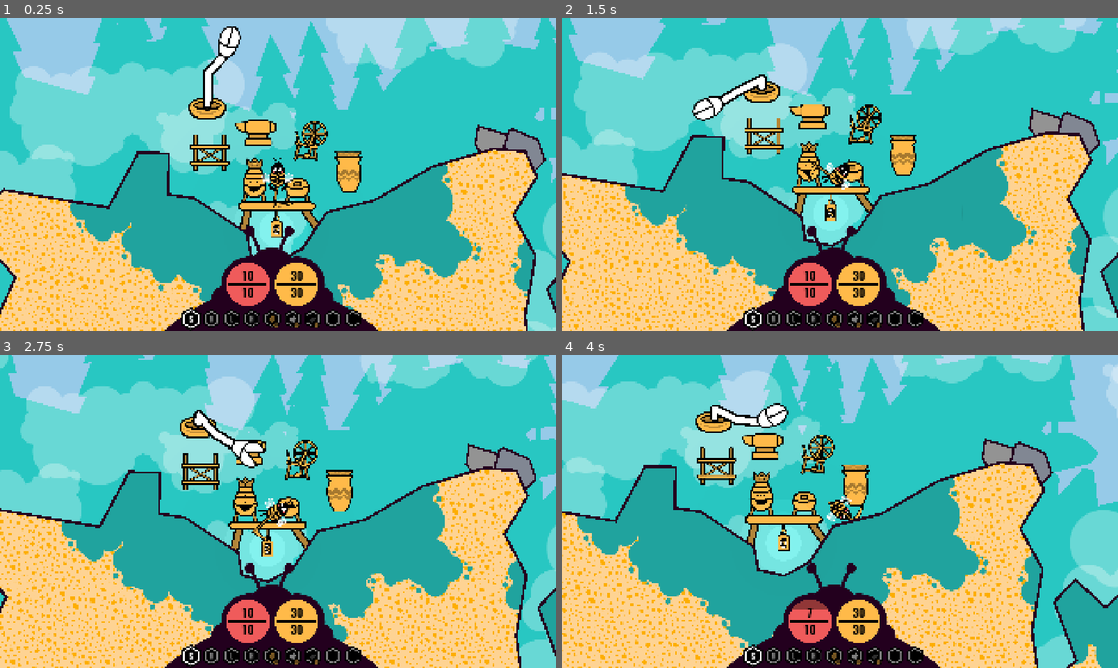
Above: before the commit, frames 1-4 (two rows, left to right).
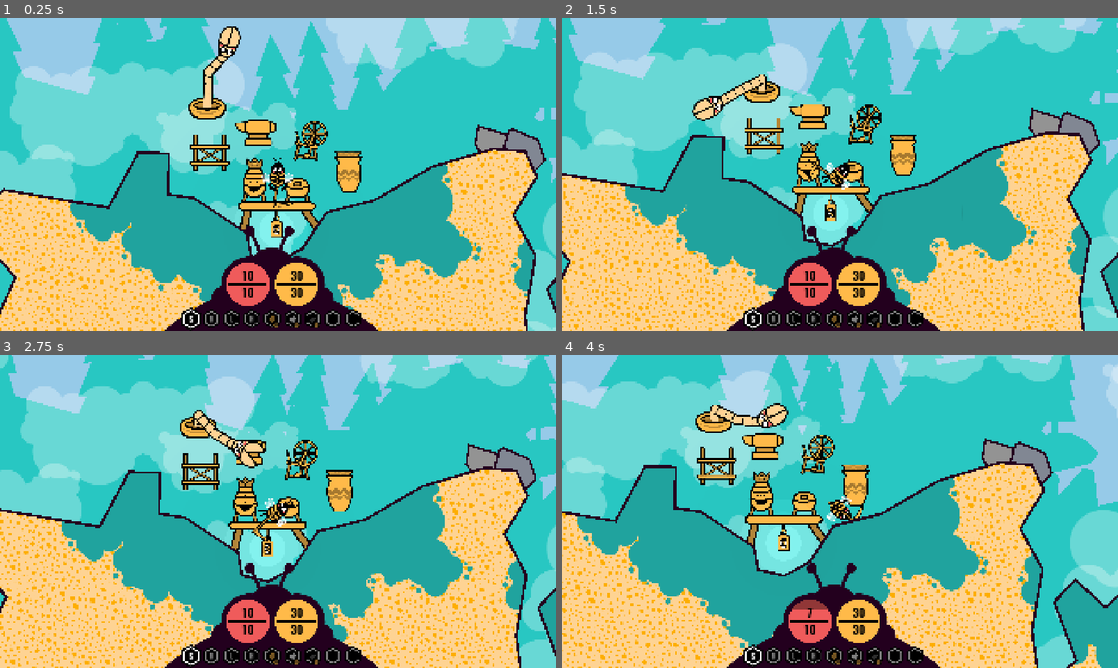
Above: after the commit, the same moments.

Repository: anttihaavikko/slumgum-waggle-dance
Game: Godot game, scene res://Scenes/main.tscn
Same seed, same stepped clock (60 frames per second), same inputs: the game is played once before the commit and once after it.
Inputs (mouse positions are in pixels of both pictures, inside the frame that each line leads up to):
- Up to frame 1 (0.25 s): no input
- Up to frame 2 (1.5 s): tap Enter at 0.5 s; move the mouse to (962, 158) at 0.52 s; hold D (right) 0.53-1.28 s; right-click (962, 158) at 0.6 s; click (962, 158) at 0.8 s; move the mouse to (728, 190) at 1.27 s; hold S (brake) from 1.28 s (still down); click (728, 190) at 1.35 s
- Up to frame 3 (2.75 s): right-click (166, 527) at 1.55 s; move the mouse to (333, 442) at 2.02 s; release S (brake) at 2.03 s; hold D (right) from 2.03 s (still down); right-click (333, 442) at 2.1 s; click (333, 442) at 2.3 s
- Up to frame 4 (4 s): move the mouse to (812, 574) at 2.77 s; release D (right) at 2.78 s; hold W (accelerate) 2.78-3.53 s; click (812, 574) at 2.85 s; right-click (812, 574) at 3.05 s; move the mouse to (1006, 558) at 3.52 s; hold A (left) from 3.53 s (still down); hold Shift (shift) from 3.53 s (still down); click (1006, 558) at 3.8 s

The runs differ from the first frame. In frame 1, 0.4% of the frame differs, in the area x 36-44%, y 3-29%; in frame 2, 0.4%; in frame 3, 0.4%; in frame 4, 0.4%, in the area x 26-41%, y 16-23%.

Commit message:
Add more worm visuals and killing em

Diff:
--- a/Scenes/main.tscn
+++ b/Scenes/main.tscn
@@ -31,6 +31,7 @@
 [ext_resource type="Texture2D" uid="uid://oy1jivx3hba6" path="res://Sprites/cloud2.png" id="11_bv80c"]
 [ext_resource type="Script" uid="uid://c1y4mjr0cxq7s" path="res://Scripts/island.gd" id="11_d1ilt"]
 [ext_resource type="Script" uid="uid://uxu8p38o38ip" path="res://_Starter/Scripts/mover.gd" id="11_h1bgf"]
+[ext_resource type="Texture2D" uid="uid://qru54kljjkju" path="res://Sprites/acid.png" id="11_phube"]
 [ext_resource type="PackedScene" uid="uid://dfsx4ecwoq8gc" path="res://Scenes/Pieces/core.tscn" id="12_aa8k8"]
 [ext_resource type="Texture2D" uid="uid://dg0h4qyt6tjay" path="res://Sprites/item.png" id="12_gt3je"]
 [ext_resource type="Texture2D" uid="uid://bbjxqfep8bdgj" path="res://Sprites/cloud3.png" id="12_ptfg5"]
@@ -50,6 +51,8 @@
 [ext_resource type="PackedScene" uid="uid://cw3vxcvugab7d" path="res://Scenes/Effects/plant_parts.tscn" id="19_e6rcu"]
 [ext_resource type="Script" uid="uid://u88bgweyhdp6" path="res://Scripts/inventory.gd" id="19_hibaj"]
 [ext_resource type="PackedScene" uid="uid://cyin4lknfiopg" path="res://Scenes/slot.tscn" id="20_hibaj"]
+[ext_resource type="PackedScene" uid="uid://b717m4xp3kdqg" path="res://_Starter/Scenes/Effects/blood.tscn" id="20_jrou0"]
+[ext_resource type="PackedScene" uid="uid://cibdhow8nd8p5" path="res://_Starter/Scenes/Effects/blood_bits.tscn" id="21_j2g22"]
 [ext_resource type="PackedScene" uid="uid://b4af11tt4lq03" path="res://Scenes/Pieces/sign.tscn" id="22_qax2n"]
 [ext_resource type="PackedScene" uid="uid://mibamh2d04it" path="res://Scenes/Pieces/banner.tscn" id="23_owhal"]
 [ext_resource type="PackedScene" uid="uid://m1ssfs6ku3hn" path="res://Scenes/Pieces/jar.tscn" id="23_uv6w5"]
@@ -128,8 +131,8 @@
 script = ExtResource("3_cbgmd")
 item_id = 3
 title = "Honey"
-color = Color(0.9372549, 0.35686275, 0.35686275, 1)
-sprite = ExtResource("12_gt3je")
+color = Color(1, 0.8168652, 0.5516181, 1)
+sprite = ExtResource("11_phube")
 metadata/_custom_type_script = "uid://0x44vjlq1u52"
 
 [sub_resource type="Resource" id="Resource_s8vy0"]
@@ -243,6 +246,14 @@
 title = "String"
 color = Color(1, 0.7294118, 0.28627452, 1)
 sprite = ExtResource("12_gt3je")
+metadata/_custom_type_script = "uid://0x44vjlq1u52"
+
+[sub_resource type="Resource" id="Resource_metco"]
+script = ExtResource("3_cbgmd")
+item_id = 20
+title = "Acid"
+color = Color(0.22457582, 0.8975025, 0.8707956, 1)
+sprite = ExtResource("11_phube")
 metadata/_custom_type_script = "uid://0x44vjlq1u52"
 
 [sub_resource type="ShaderMaterial" id="ShaderMaterial_gsvbx"]
@@ -416,13 +427,13 @@
 
 [node name="ItemManager" type="Node" parent="." unique_id=1772976029]
 script = ExtResource("2_3pmx8")
-items = Array[ExtResource("3_cbgmd")]([SubResource("Resource …(557 unchanged characters)… e_uqfw5"), SubResource("Resource_cf2bd")])
+items = Array[ExtResource("3_cbgmd")]([SubResource("Resource …(557 unchanged characters)… e_uqfw5"), SubResource("Resource_cf2bd"), SubResource("Resource_metco")])
 pickup_prefab = ExtResource("6_536cc")
 metadata/_custom_type_script = "uid://cbkdo86lifxj7"
 
 [node name="Effects" type="Node" parent="." unique_id=1890521244]
 script = ExtResource("5_ueoa1")
-effects = Array[PackedScene]([ExtResource("6_6vcvc"), ExtResource("14_ihvwq"), ExtResource("87_k8rh3"), ExtResource("16_55idt"), ExtResource("17_87bhu"), ExtResource("18_33qc4"), ExtResource("19_e6rcu")])
+effects = Array[PackedScene]([ExtResource("6_6vcvc"), ExtResource("14_ihvwq"), ExtResource("87_k8rh3"), ExtResource("16_55idt"), ExtResource("17_87bhu"), ExtResource("18_33qc4"), ExtResource("19_e6rcu"), ExtResource("20_jrou0"), ExtResource("21_j2g22")])
 metadata/_custom_type_script = "uid://calgx5smnk57"
 
 [node name="Sky" type="ColorRect" parent="." unique_id=971220568]
@@ -749,7 +760,7 @@
 position = Vector2(-247.27628, 103.423645)
 shape = SubResource("CircleShape2D_55idt")
 target_position = Vector2(0, 0)
-collision_mask = 566
+collision_mask = 2614
 
 [node name="Brush" type="Sprite2D" parent="Bee/Body/Hands/Aligner/Swinger" unique_id=1224503187 node_paths=PackedStringArray("aligner")]
 visible = false
@@ -1774,7 +1785,7 @@
 position = Vector2(-1599, -17)
 shape = SubResource("CircleShape2D_cpkcx")
 target_position = Vector2(0, 0)
-collision_mask = 566
+collision_mask = 2614
 
 [node name="Ground Check" type="ShapeCast2D" parent="." unique_id=1065088208]
 position = Vector2(-3256, 753)
--- a/Scenes/spit.tscn
+++ b/Scenes/spit.tscn
@@ -2,9 +2,20 @@
 
 [ext_resource type="Script" uid="uid://cq8b7m0uhwwur" path="res://Scripts/spit.gd" id="1_2ccia"]
 [ext_resource type="Texture2D" uid="uid://dg0h4qyt6tjay" path="res://Sprites/item.png" id="1_2s373"]
+[ext_resource type="Texture2D" uid="uid://lcm44ywflo53" path="res://Sprites/spit.png" id="3_jjkfn"]
+[ext_resource type="Shader" uid="uid://dw5u0j1r1we5x" path="res://_Starter/Shaders/blob.gdshader" id="3_metco"]
 
 [sub_resource type="CircleShape2D" id="CircleShape2D_lpdpw"]
 radius = 41.04875
+
+[sub_resource type="ShaderMaterial" id="ShaderMaterial_jjkfn"]
+shader = ExtResource("3_metco")
+shader_parameter/amount = 30.0
+shader_parameter/rotation_speed = 3.0
+shader_parameter/offset = 0.0
+shader_parameter/speed = 0.1
+shader_parameter/peaks = 7.0
+shader_parameter/time_mod = 1.0
 
 [node name="Spit" type="RigidBody2D" unique_id=326569678]
 collision_layer = 4096
@@ -19,10 +30,11 @@
 [node name="CPUParticles2D" type="CPUParticles2D" parent="." unique_id=1231431094]
 texture = ExtResource("1_2s373")
 scale_amount_min = 0.2
-scale_amount_max = 0.3
+scale_amount_max = 0.5
 color = Color(0.1254902, 0.6392157, 0.61960787, 1)
 
 [node name="Sprite2D" type="Sprite2D" parent="." unique_id=1989486341]
 self_modulate = Color(0.1254902, 0.6392157, 0.61960787, 1)
-scale = Vector2(0.6152529, 0.6152529)
-texture = ExtResource("1_2s373")
+material = SubResource("ShaderMaterial_jjkfn")
+scale = Vector2(0.46526265, 0.46526265)
+texture = ExtResource("3_jjkfn")
--- a/Scenes/worm.tscn
+++ b/Scenes/worm.tscn
@@ -3,9 +3,13 @@
 [ext_resource type="PackedScene" uid="uid://b84bj7kepbbnq" path="res://Scenes/spit.tscn" id="2_jsk0y"]
 [ext_resource type="Script" uid="uid://duub2dlh0lq3i" path="res://Scripts/worm.gd" id="2_l5dqu"]
 [ext_resource type="Texture2D" uid="uid://drxpq1n288pf5" path="res://Sprites/worm-jaw.png" id="3_b7lw1"]
+[ext_resource type="Texture2D" uid="uid://wftiunh4ju4q" path="res://Sprites/worm-body.png" id="3_cgdv7"]
 [ext_resource type="Script" uid="uid://bwknch2pvkg4u" path="res://_Starter/Scripts/line.gd" id="3_n80vc"]
+[ext_resource type="Script" uid="uid://bi6dt48qm3k7k" path="res://_Starter/Scripts/root_pointer.gd" id="3_wo384"]
 [ext_resource type="Texture2D" uid="uid://d0w6my0geamot" path="res://Sprites/worm-head.png" id="4_jsk0y"]
 [ext_resource type="Script" uid="uid://cav6gx1wclcxg" path="res://_Starter/Scripts/line_mimic.gd" id="4_x1856"]
+[ext_resource type="PackedScene" uid="uid://dxxgw2udie8rg" path="res://_Starter/Scenes/face.tscn" id="8_211br"]
+[ext_resource type="Texture2D" uid="uid://bjdngqg5tunpo" path="res://Sprites/spit-lines.png" id="10_20thy"]
 
 [sub_resource type="CapsuleShape2D" id="CapsuleShape2D_cpkcx"]
 radius = 51.0
@@ -17,7 +21,7 @@
 [sub_resource type="CircleShape2D" id="CircleShape2D_ed4kf"]
 radius = 1996.1826
 
-[node name="Worm" type="Sprite2D" unique_id=1279136689 node_paths=PackedStringArray("head", "area", "jaw_left", "jaw_right", "spit_spot")]
+[node name="Worm" type="Sprite2D" unique_id=1279136689 node_paths=PackedStringArray("head", "area", "jaw_left", "jaw_right", "spit_spot", "spit_effect")]
 self_modulate = Color(0.9372549, 0.35686275, 0.35686275, 1)
 z_index = 5
 z_as_relative = false
@@ -28,12 +32,15 @@
 jaw_right = NodePath("Head/Jaw Right")
 spit_spot = NodePath("Head/Spit Spot")
 spit_prefab = ExtResource("2_jsk0y")
+spit_effect = NodePath("Head/CPUParticles2D")
 
-[node name="Link1" type="RigidBody2D" parent="." unique_id=1422456249]
+[node name="Link1" type="RigidBody2D" parent="." unique_id=1422456249 node_paths=PackedStringArray("root")]
 position = Vector2(0, -264)
 collision_layer = 2048
 collision_mask = 2206
 mass = 0.2
+script = ExtResource("3_wo384")
+root = NodePath("..")
 
 [node name="CollisionShape2D" type="CollisionShape2D" parent="Link1" unique_id=349068815]
 position = Vector2(0, 30)
@@ -44,11 +51,13 @@
 node_a = NodePath("..")
 node_b = NodePath("../../Root")
 
-[node name="Link2" type="RigidBody2D" parent="." unique_id=355666920]
+[node name="Link2" type="RigidBody2D" parent="." unique_id=355666920 node_paths=PackedStringArray("root")]
 position = Vector2(0, -532)
 collision_layer = 2048
 collision_mask = 2206
 mass = 0.2
+script = ExtResource("3_wo384")
+root = NodePath("..")
 
 [node name="CollisionShape2D" type="CollisionShape2D" parent="Link2" unique_id=1244402069]
 position = Vector2(0, 30)
@@ -67,7 +76,9 @@
 
 [node name="Outline" type="Line2D" parent="." unique_id=1615118387 node_paths=PackedStringArray("targets")]
 width = 120.0
-default_color = Color(0, 0, 0, 1)
+default_color = Color(1, 0.827451, 0.5803922, 1)
+texture = ExtResource("3_cgdv7")
+texture_mode = 2
 joint_mode = 2
 begin_cap_mode = 2
 end_cap_mode = 2
@@ -75,7 +86,9 @@
 targets = [NodePath("../Root"), NodePath("../Link1/Joint"), NodePath("../Link2/Joint"), NodePath("../Head/Joint")]
 
 [node name="LineMimic" type="Line2D" parent="." unique_id=381623552 node_paths=PackedStringArray("target")]
+visible = false
 width = 70.0
+default_color = Color(1, 0.7294118, 0.28627452, 1)
 joint_mode = 2
 begin_cap_mode = 2
 end_cap_mode = 2
@@ -83,9 +96,28 @@
 target = NodePath("../Outline")
 metadata/_custom_type_script = "uid://cav6gx1wclcxg"
 
-[node name="Head" type="RigidBody2D" parent="." unique_id=2122500986]
+[node name="Head" type="RigidBody2D" parent="." unique_id=2122500986 node_paths=PackedStringArray("root")]
 position = Vector2(0, -757)
 collision_mask = 2206
+script = ExtResource("3_wo384")
+root = NodePath("..")
+
+[node name="CPUParticles2D" type="CPUParticles2D" parent="Head" unique_id=1139740045]
+position = Vector2(-13, -204)
+emitting = false
+texture = ExtResource("10_20thy")
+lifetime = 0.7
+one_shot = true
+speed_scale = 2.0
+explosiveness = 0.74
+particle_flag_align_y = true
+direction = Vector2(0, -1)
+spread = 20.0
+gravity = Vector2(0, 0)
+initial_velocity_min = 393.33
+initial_velocity_max = 753.34
+scale_amount_min = 0.2
+color = Color(1, 1, 1, 0.5647059)
 
 [node name="CollisionShape2D" type="CollisionShape2D" parent="Head" unique_id=1727459750]
 shape = SubResource("CircleShape2D_cpkcx")
@@ -107,12 +139,14 @@
 shape = SubResource("CircleShape2D_ed4kf")
 
 [node name="Jaw Left" type="Sprite2D" parent="Head" unique_id=1836196689]
+self_modulate = Color(1, 0.827451, 0.5803922, 1)
 position = Vector2(-50.999996, -11.0000305)
 scale = Vector2(1.2471948, 1.2471948)
 texture = ExtResource("3_b7lw1")
 offset = Vector2(-4.8107986, -43.29712)
 
 [node name="Jaw Right" type="Sprite2D" parent="Head" unique_id=699097711]
+self_modulate = Color(1, 0.827451, 0.5803922, 1)
 position = Vector2(35, -9.999977)
 scale = Vector2(1.2471948, 1.2471948)
 texture = ExtResource("3_b7lw1")
@@ -120,9 +154,20 @@
 flip_h = true
 
 [node name="Head" type="Sprite2D" parent="Head" unique_id=2112720951]
+self_modulate = Color(1, 0.827451, 0.5803922, 1)
 position = Vector2(-7.117218, 70.84668)
 scale = Vector2(1.2471948, 1.2471948)
 texture = ExtResource("4_jsk0y")
 
 [node name="Spit Spot" type="Node2D" parent="Head" unique_id=1423367997]
 position = Vector2(-4, -240)
+
+[node name="Face" parent="Head" unique_id=1240513132 instance=ExtResource("8_211br")]
+position = Vector2(-1, 55)
+rotation = -3.1164603
+scale = Vector2(3.4840617, 3.4840617)
+
+[node name="Mouth" parent="Head/Face/Wrapper" parent_id_path=PackedInt32Array(1240513132, 149350154) index="4" unique_id=1401642646]
+visible = false
+
+[editable path="Head/Face"]
--- a/Scripts/bomb.gd
+++ b/Scripts/bomb.gd
@@ -11,16 +11,20 @@
 			var o = shape.get_collider(i)
 			if o not in done:
 				done.append(o)
+				var dir = o.global_position - global_position
+				var magniude = clampf(1500.0 - dir.length(), 0, 1500.0)
+				var damage = roundi(magniude / 1500.0 * 9.0)
 				if o is Breakable:
 					o.destroy()
 				if o is RigidBody2D:
-					var dir = o.global_position - global_position
-					var magniude = clampf(1500.0 - dir.length(), 0, 1500.0)
 					var mod = 1.0
+					if o is RootPointer:
+						if o.owner is Worm:
+							o.owner.hurt(10)
 					if o.get_parent() is Bee and o is not Bomb:
 						var bee = o.get_parent() as Bee
 						mod *= 2
-						if magniude > 1000: bee.damage(roundi(magniude / 1500.0 * 9.0))
+						if magniude > 1000: bee.damage(damage)
 					o.apply_impulse(dir.normalized() * magniude * mod)
 	var exploded := false
 	for island in Main.singleton.islands:
--- a/Scripts/item.gd
+++ b/Scripts/item.gd
@@ -20,7 +20,8 @@
 	Dirt,
 	Sand,
 	Fiber,
-	String
+	String,
+	Acid
 }
 
 var data: ItemData
--- a/Scripts/scythe.gd
+++ b/Scripts/scythe.gd
@@ -15,6 +15,9 @@
 					done.append(o)
 					if o is Breakable:
 						o.destroy()
+					if o is RootPointer:
+						if o.root is Worm:
+							o.root.hurt(3)
 
 func toggle(state: bool):
 	super.toggle(state)
--- a/Scripts/spit.gd
+++ b/Scripts/spit.gd
@@ -9,6 +9,7 @@
 	if target is BeeBody:
 		target.apply_impulse(dir.normalized() * 1000)
 	else:
-		Main.spawn_item(Item.Id.Nectar, global_position)
+		var p = Main.spawn_item(Item.Id.Acid, global_position)
+		p.linear_velocity = linear_velocity
 	Effects.singleton.add_many([3], global_position)
 	queue_free()
--- a/Scripts/worm.gd
+++ b/Scripts/worm.gd
@@ -6,25 +6,35 @@
 @export var jaw_right: Node2D
 @export var spit_spot: Node2D
 @export var spit_prefab: PackedScene
+@export var spit_effect: CPUParticles2D
 
 var target: Node2D
 var time := 0.0
 var open := 0.0
 var cooldown := 0.0
+var life := 7
 
 func _ready() -> void:
 	head.apply_impulse(Vector2.RIGHT * 1000)
 	area.body_entered.connect(entered)
 	area.body_exited.connect(exited)
 
+func hurt(amount: int):
+	life -= amount
+	if life <= 0:
+		Effects.singleton.add_many([7, 8], head.global_position)
+		queue_free()
+
 func spit():
 	if cooldown > 0: return
 	if target is BeeBody and not target.bee.health.is_alive(): return
+	spit_effect.emitting = true
 	cooldown = 1.0
 	var s = spit_prefab.instantiate() as Spit
 	add_child(s)
 	s.global_position = spit_spot.global_position
 	s.dir = get_dir()
+	head.apply_impulse(-s.dir * 2000)
 	s.apply_impulse(s.dir * 2500)
 
 func get_dir() -> Vector2:
--- a/_Starter/Scenes/Effects/blood.tscn
+++ b/_Starter/Scenes/Effects/blood.tscn
@@ -17,5 +17,6 @@
 lifetime_variation = 0.3
 velocity = 0.75
 velocity_variation = 0.7
+width = 30
 width_variation = 0.3
 width_curve = SubResource("Curve_ylsbi")
--- /dev/null
+++ b/_Starter/Scenes/Effects/blood_bits.tscn
@@ -0,0 +1,26 @@
+[gd_scene format=3 uid="uid://cibdhow8nd8p5"]
+
+[ext_resource type="Texture2D" uid="uid://cijvrkcbnjaal" path="res://_Starter/Sprites/circle.png" id="1_ukfc0"]
+
+[sub_resource type="Curve" id="Curve_at123"]
+_data = [Vector2(0, 0.61567885), 0.0, 0.0, 0, 0, Vector2(1, 0), -5.0905995, 0.0, 0, 0]
+point_count = 2
+
+[node name="Whiet Bits" type="CPUParticles2D" unique_id=442576560]
+emitting = false
+amount = 15
+texture = ExtResource("1_ukfc0")
+lifetime = 0.3
+one_shot = true
+explosiveness = 0.65
+direction = Vector2(0, 0)
+spread = 180.0
+gravity = Vector2(0, 0)
+initial_velocity_min = 600.0
+initial_velocity_max = 844.4
+angle_min = -720.0
+angle_max = 720.0
+scale_amount_min = 0.1
+scale_amount_max = 0.1
+scale_amount_curve = SubResource("Curve_at123")
+color = Color(0.9372549, 0.35686275, 0.35686275, 1)
--- /dev/null
+++ b/_Starter/Scripts/root_pointer.gd
@@ -0,0 +1,3 @@
+class_name RootPointer extends Node
+
+@export var root: Node
Binary file added: Sprites/acid.png
Not shown, added: Sprites/acid.png.import
Binary file added: Sprites/spit-lines.png
Not shown, added: Sprites/spit-lines.png.import
Binary file added: Sprites/spit.png
Not shown, added: Sprites/spit.png.import
Binary file added: Sprites/worm-body.png
Not shown, added: Sprites/worm-body.png.import
Not shown, added: _Starter/Scripts/root_pointer.gd.uid
Not shown, changed: Misc/art.afdesign
Not shown, changed: Misc/art.afdesign~lock~
